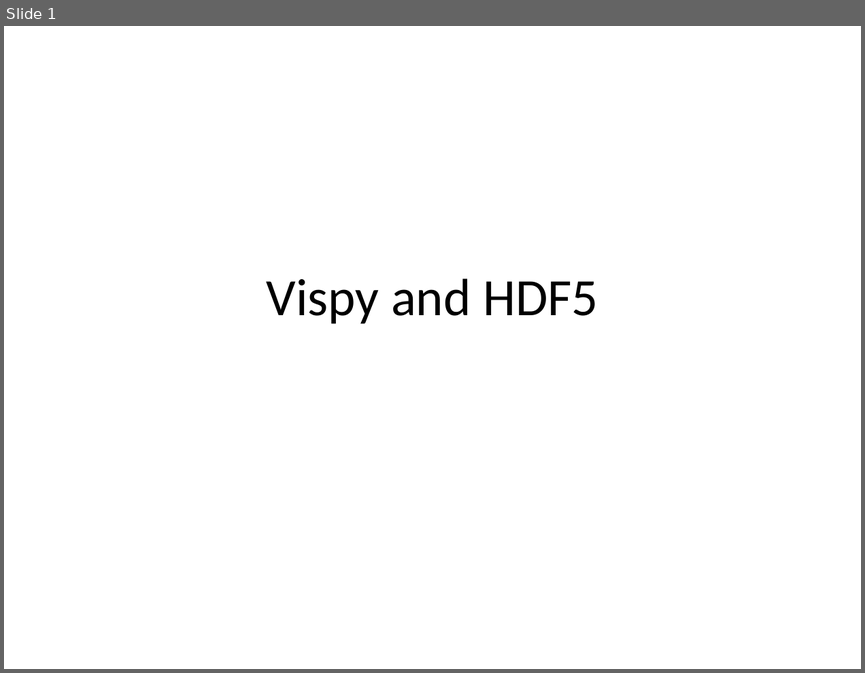
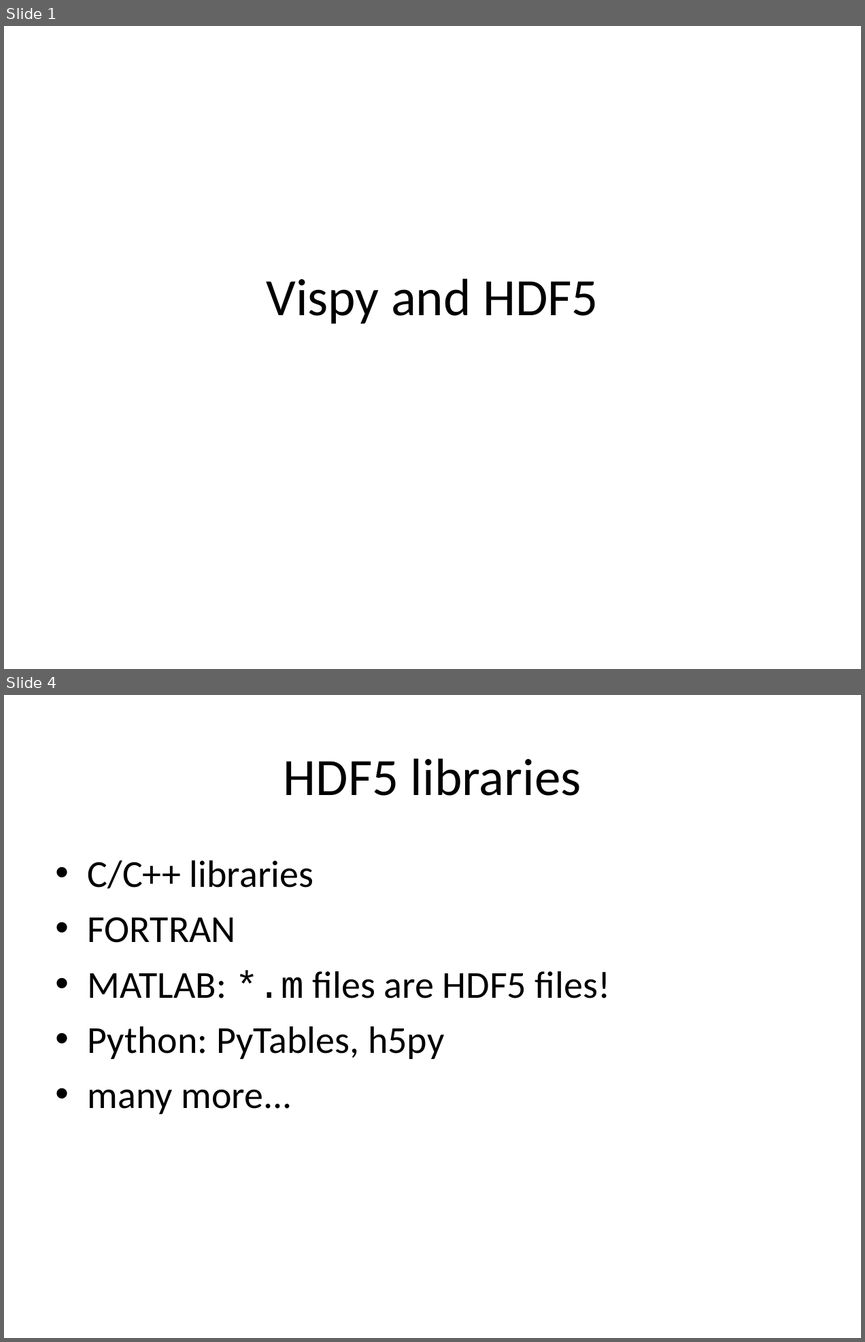
Before and after one commit to vispy/codecamp-esrf-2014, a slide deck: cr/5-hdf5/hdf5.ppt. Shown one above the other, each under a label of ours: slide 1 before the commit, slides 1 and 4 after it; the slides between them are not shown. The pictures are 865x673 and 865x1342 pixels, drawn with LibreOffice and Linux fonts; fonts in the diff are those of the drawing. Boxes give left, top, right and bottom in pixels: in the first picture for what was removed or moved away, otherwise in the second. Text is boxed around its words. In the diff, an @@ line names an element or a change of style, - is before the commit and + after.

```diff
--- a/cr/5-hdf5/hdf5.ppt
+++ b/cr/5-hdf5/hdf5.ppt
@@ slide 4 added at [4,695,861,1338], background #FFFFFF @@
@@ title added at [283,758,581,796], 44 pt, text #000000 @@
+HDF5 libraries
@@ text added at [88,860,610,1114], 32 pt, text #000000 @@
+• C/C++ libraries
+• FORTRAN
+• MATLAB: *.m files are HDF5 files!
+• Python: PyTables, h5py
+• many more...
```
Also in this commit, not shown: 8 other slides added, 20 other files.
